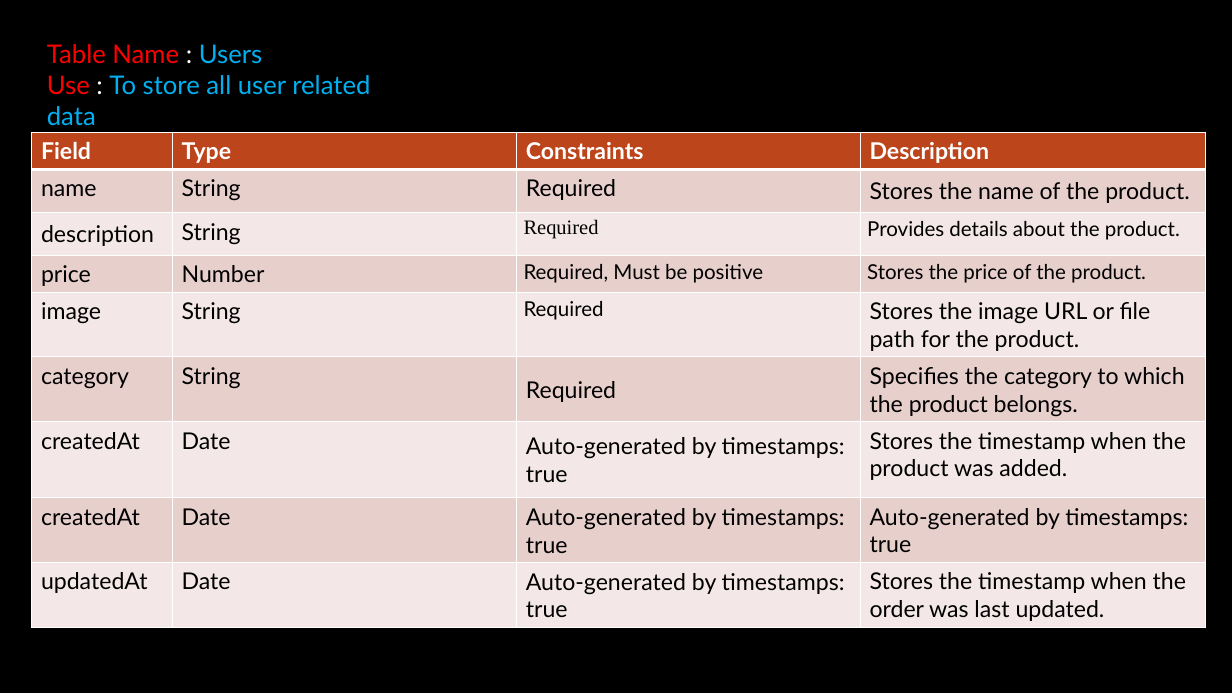
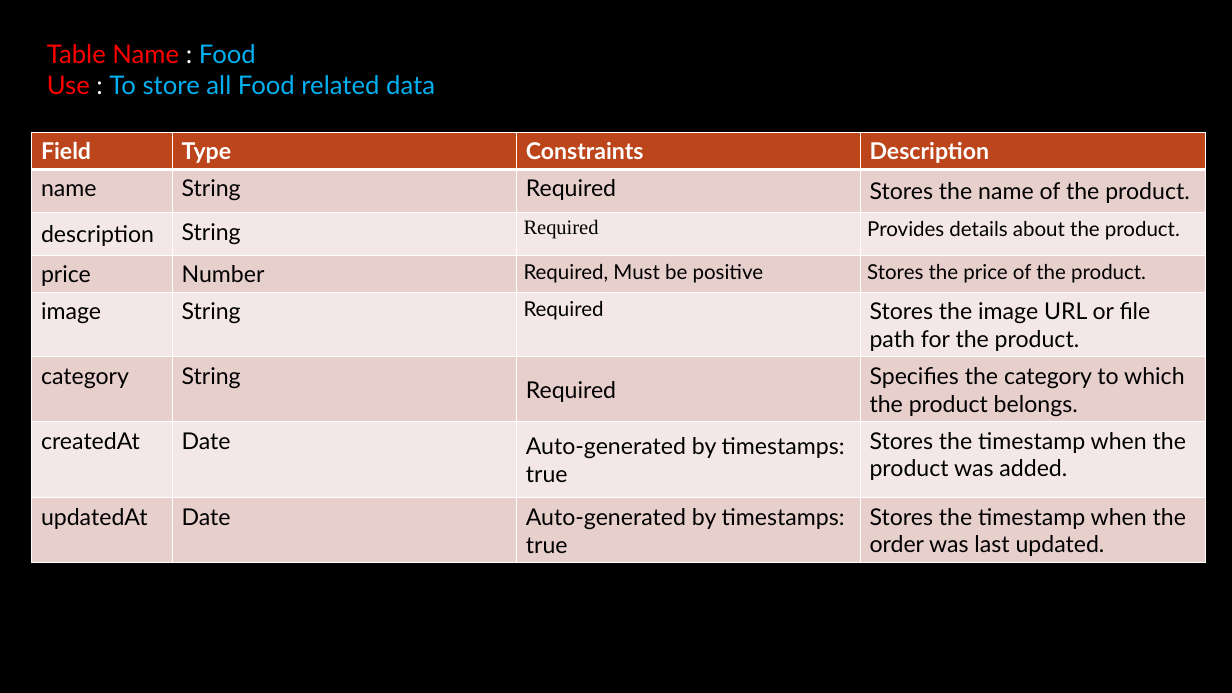
Before and after one commit to Abhishek200-1/Food-Delivery-Website, a slide deck: slide 20 of Documptation & PPT/NomNomGo..pptx. Drawn at 1232x693 pixels with LibreOffice and Linux fonts; fonts in the diff are those of the drawing; background and template pictures are left out. Boxes give left, top, right and bottom in pixels: in the first picture for what was removed or moved away, otherwise in the second. Text is boxed around its words. In the diff, an @@ line names an element or a change of style, - is before the commit and + after.

```diff
--- a/Documptation & PPT/NomNomGo..pptx
+++ b/Documptation & PPT/NomNomGo..pptx
@@ text at (x1=47, y1=44, x2=435, y2=95): text changed @@
-Table Name : Users
-Use : To store all user related data
+Table Name : Food
+Use : To store all Food related data
@@ table at (x1=31, y1=132, x2=1205, y2=562) @@
-row 8: createdAt | Date | Auto-generated by timestamps: true | Auto-generated by timestamps: true
```
Also in this commit, not shown: 6 other slides changed, 3 slides added, 1 slide removed.
